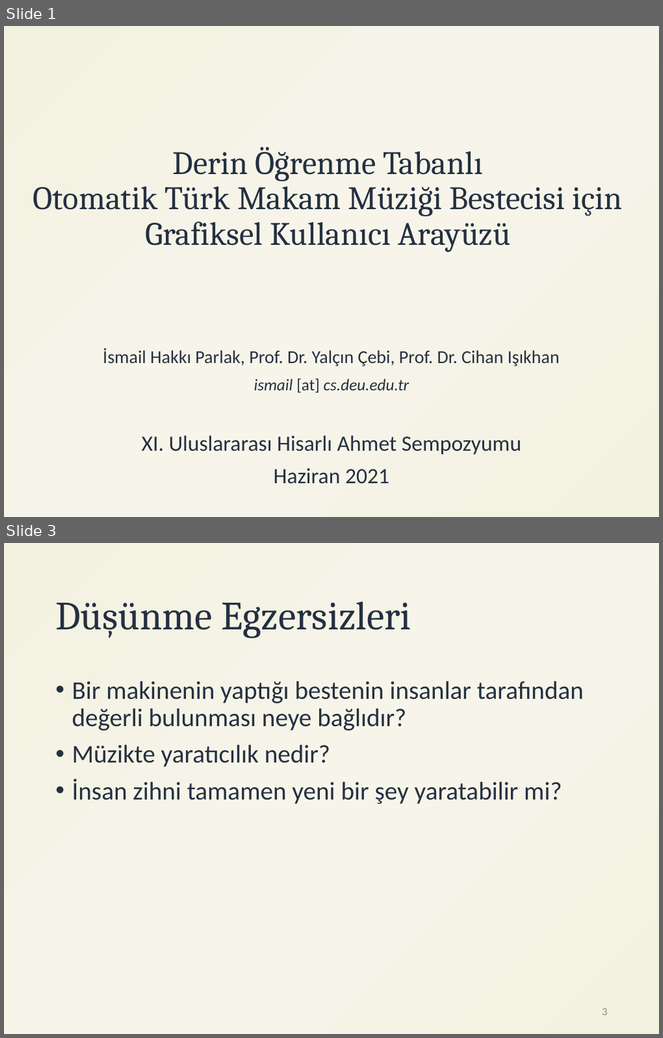
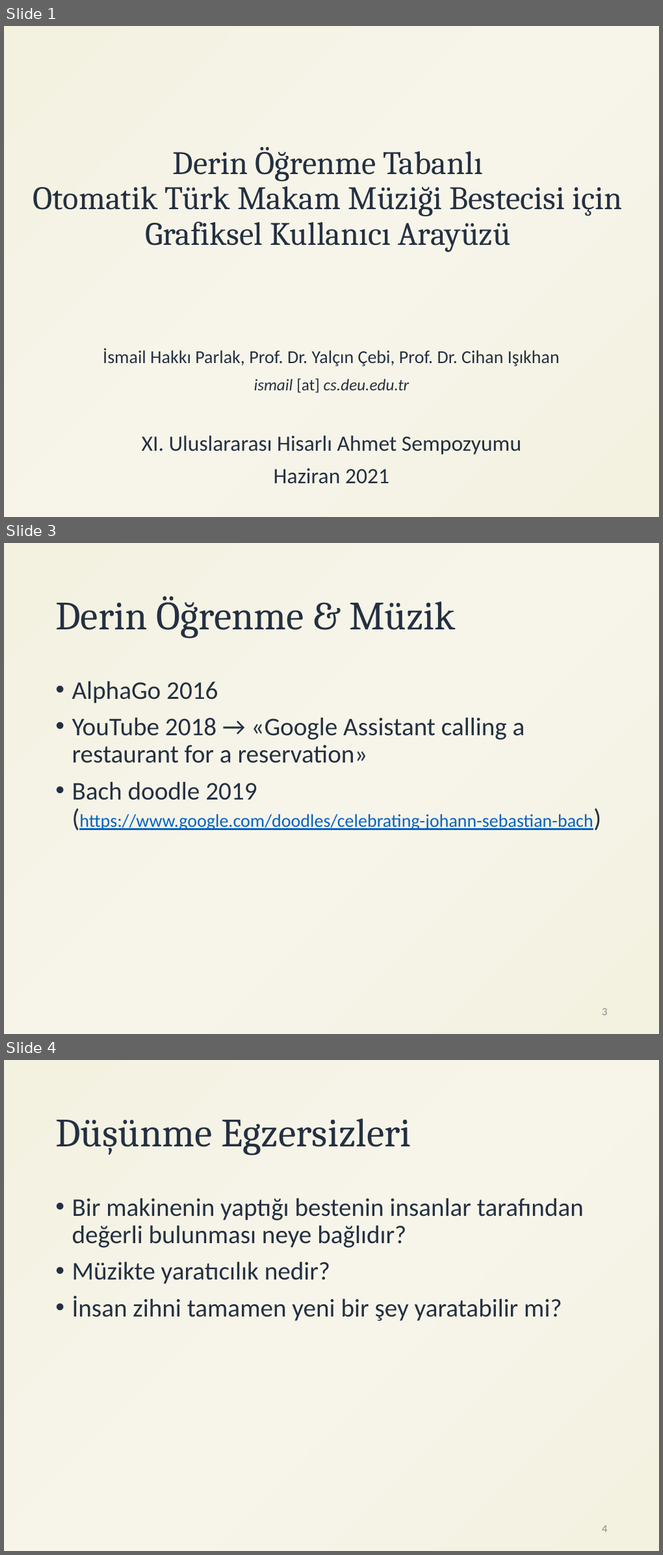
Before and after one commit to ihpar/katip, a slide deck: assets/DL_GUI.pptx. Shown one above the other, each under a label of ours: slides 1 and 3 before the commit, slides 1, 3 and 4 after it; the slides between them are not shown. The pictures are 663x1038 and 663x1555 pixels, drawn with LibreOffice and Linux fonts; fonts in the diff are those of the drawing. Boxes give left, top, right and bottom in pixels: in the first picture for what was removed or moved away, otherwise in the second. Text is boxed around its words. In the diff, an @@ line names an element or a change of style, - is before the commit and + after.

```diff
--- a/assets/DL_GUI.pptx
+++ b/assets/DL_GUI.pptx
@@ slide 3 added at (4, 543, 659, 1034), background gradient #F3F1E0 to #F7F5EA @@
@@ title added at (55, 596, 456, 639), 44 pt, text #243041 @@
+Derin Öğrenme & Müzik
@@ text added at (72, 681, 593, 830), 28 pt, text #243041 @@
+• AlphaGo 2016
+• YouTube 2018 → «Google Assistant calling a restaurant for a reservation»
+• Bach doodle 2019 (https://www.google.com/doodles/celebrating-johann-sebastian-bach)
@@ page number added at (602, 1008, 607, 1016), 12 pt, text #8C8C8C @@
+3
@@ what was slide 3 is now slide 4 @@
@@ page number at (602, 1525, 607, 1533): text changed @@
-3
+4
```
Also in this commit, not shown: 1 slide changed.
